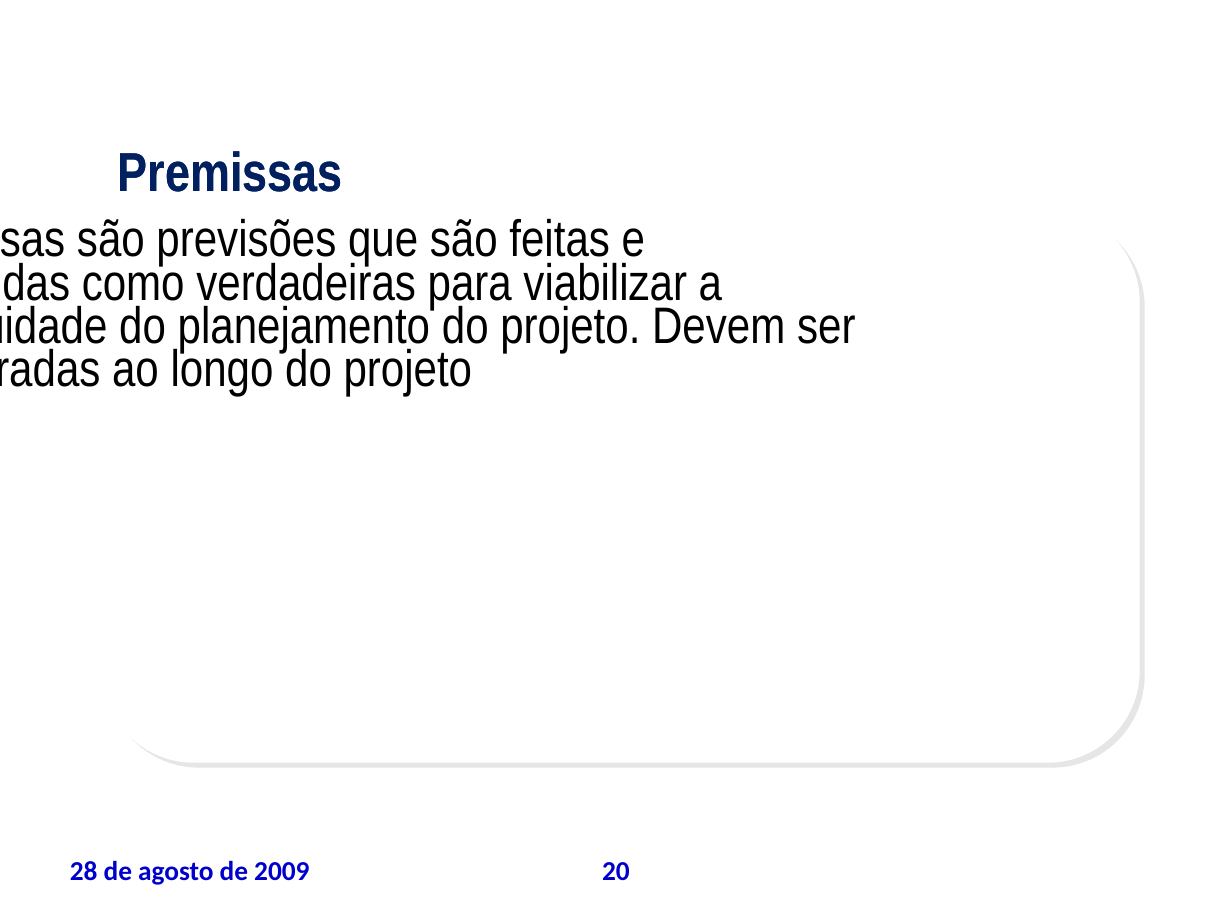
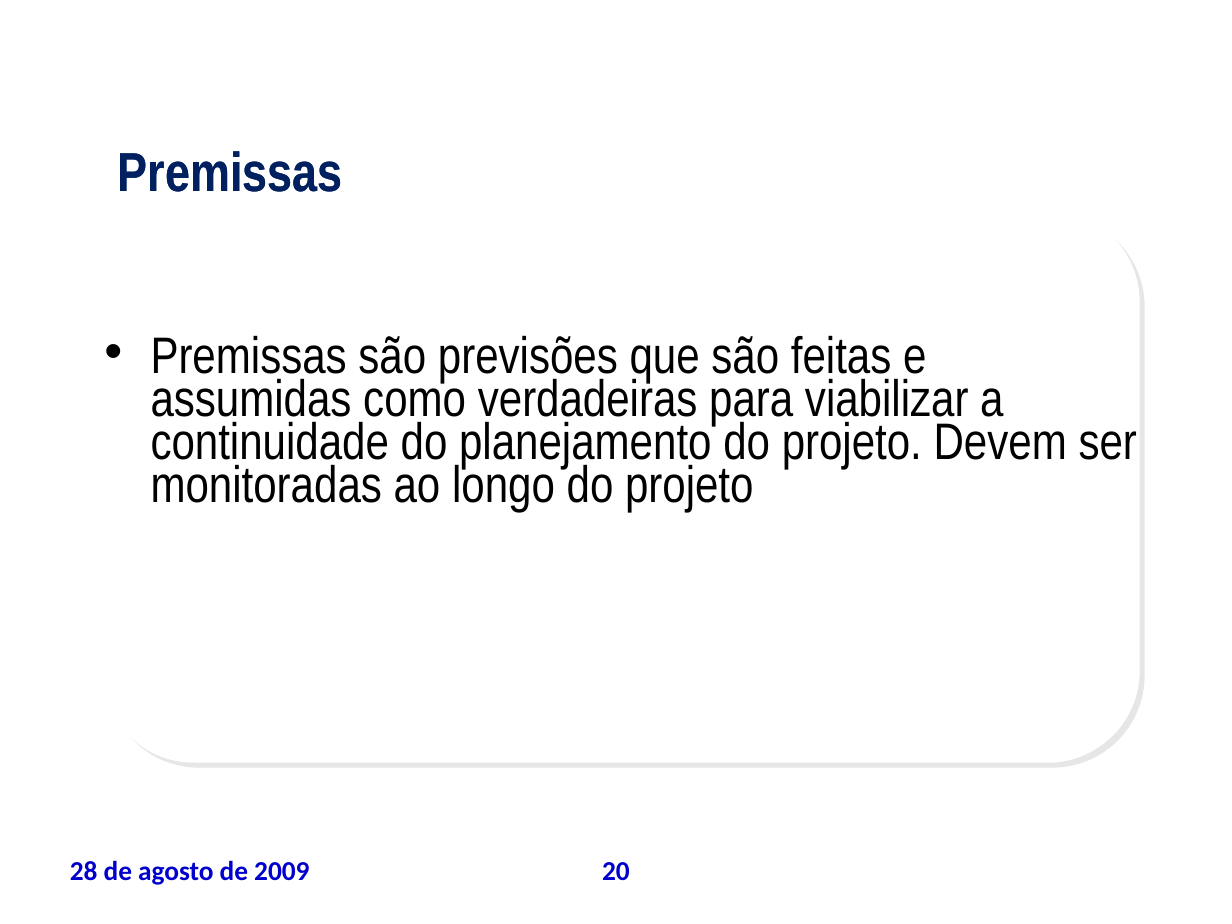
Before and after one commit to leoevaristo/psa20092, a slide deck: slide 20 of ARTEFATOS/TAP_apresentacao.ppt. Drawn at 1232x924 pixels with LibreOffice and Linux fonts; fonts in the diff are those of the drawing; background and template pictures are left out. Boxes give left, top, right and bottom in pixels: in the first picture for what was removed or moved away, otherwise in the second. Text is boxed around its words. In the diff, an @@ line names an element or a change of style, - is before the commit and + after.

```diff
--- a/ARTEFATOS/TAP_apresentacao.ppt
+++ b/ARTEFATOS/TAP_apresentacao.ppt
@@ text "Premissas são previsões que são ..." rewrapped from <box>77,218,855,396</box> to <box>151,335,1137,512</box> @@
```
Also in this commit, not shown: 9 other slides changed.
